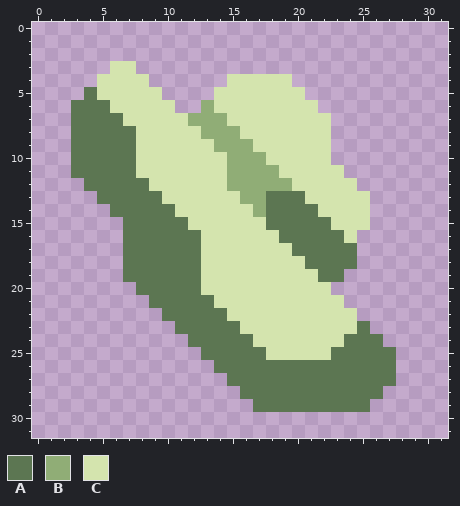
A pixel-art sprite gets an edit: assets/sprites/items/craside.png. This is how it looked before the edit.
The file is 32x32 pixels.
Palette (. is transparent): A #5c7652  B #90ad76  C #d4e4ae
Pixels before, first column x 3:
 3 ...CC....................
 4 ..CCCC......CCCCC........
 5 .ACCCCC....CCCCCCC.......
 6 AAACCCCC..BCCCCCCCC......
 7 AAAACCCCCBBBCCCCCCCC.....
 8 AAAAACCCCCBBBCCCCCCC.....
 9 AAAAACCCCCCBBBCCCCCC.....
10 AAAAACCCCCCCBBBCCCCC.....
11 AAAAACCCCCCCBBBBCCCCC....
12 .AAAAACCCCCCBBBBBCCCCC...
13 ..AAAAACCCCCCBBAAACCCCC..
14 ...AAAAACCCCCCBAAAACCCC..
15 ....AAAAACCCCCCAAAAACCC..
16 ....AAAAAACCCCCCAAAAAC...
17 ....AAAAAACCCCCCCAAAAA...
18 ....AAAAAACCCCCCCCAAAA...
19 ....AAAAAACCCCCCCCCAA....
20 .....AAAAACCCCCCCCCC.....
21 ......AAAAACCCCCCCCCC....
22 .......AAAAACCCCCCCCCC...
23 ........AAAAACCCCCCCCCA..
24 .........AAAAACCCCCCCAAA.
25 ..........AAAAACCCCCAAAAA
26 ...........AAAAAAAAAAAAAA
27 ............AAAAAAAAAAAAA
28 .............AAAAAAAAAAA.
29 ..............AAAAAAAAA..
Now the later version:
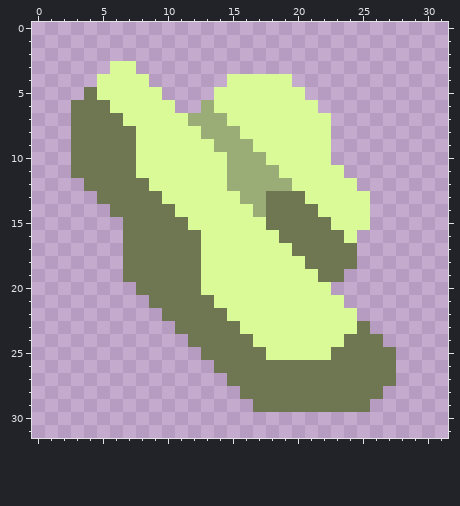
Changes in this commit:
colour A: #5c7652 -> #6f7652
colour B: #90ad76 -> #9aad76
colour C: #d4e4ae -> #d9fa96
Boxes around the changes in both pictures, in picture pixels (x1, y1, x2, y2):
changed: (71, 61, 396, 412)
